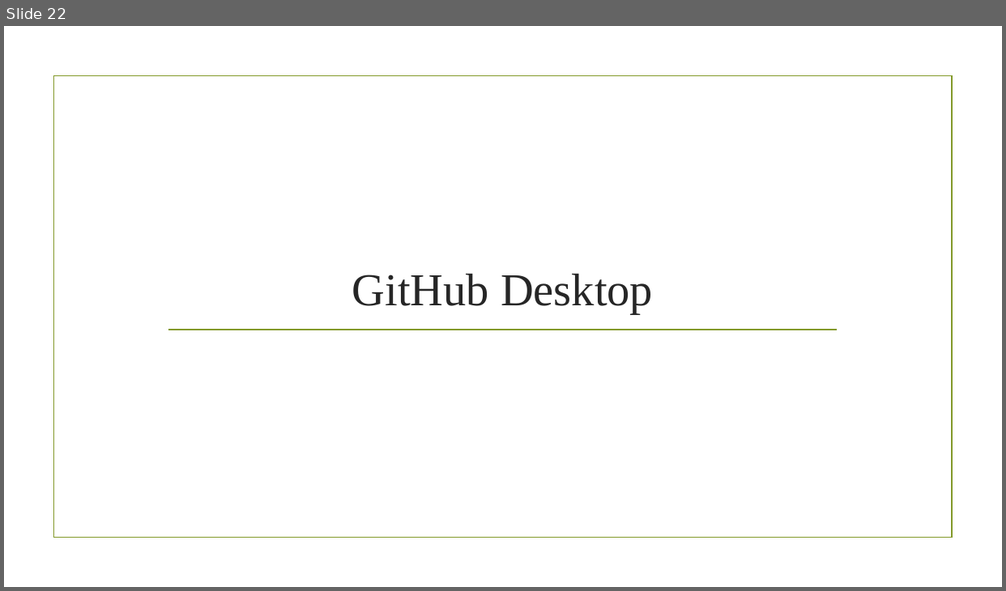
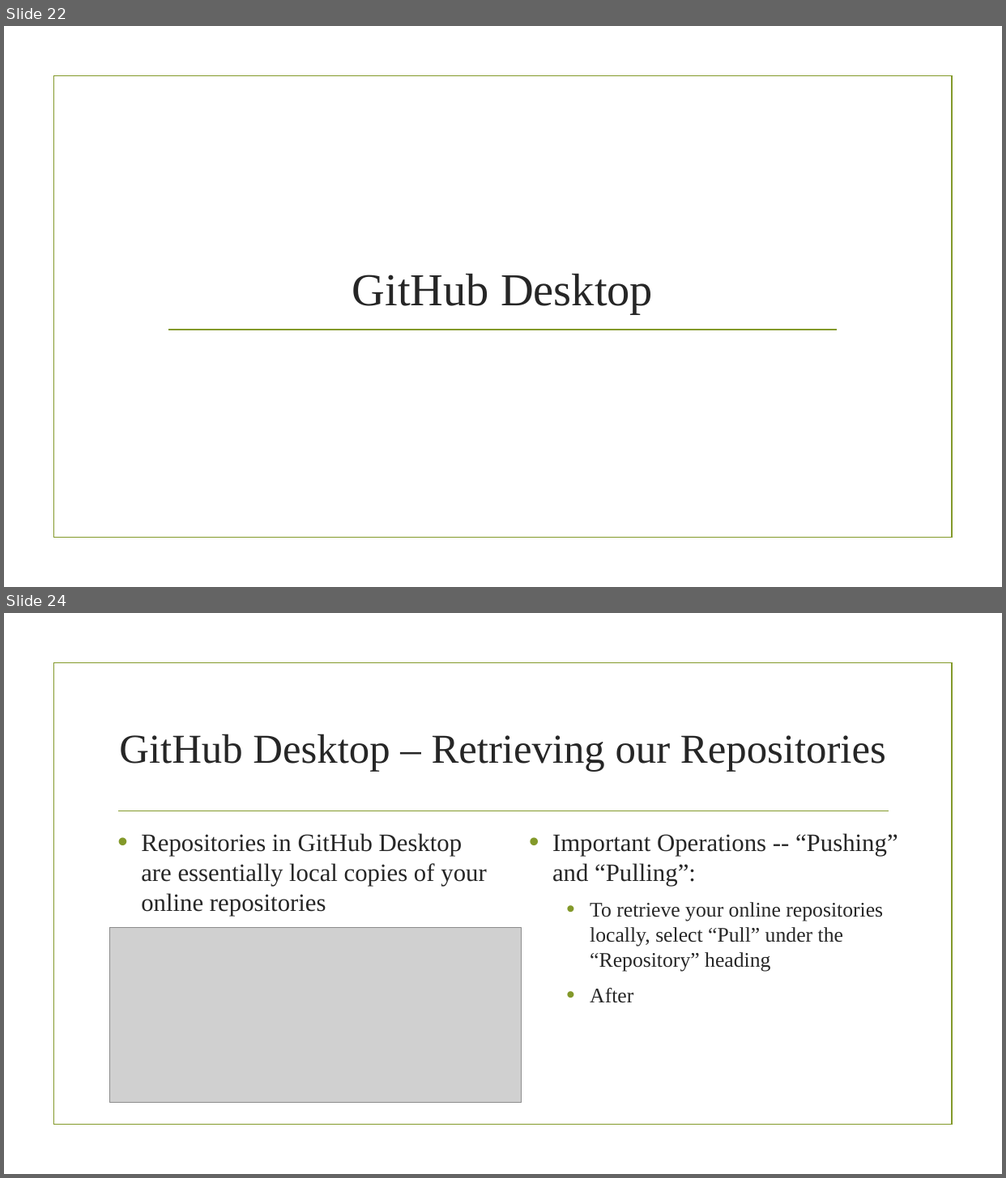
Before and after one commit to trmasher/Powerpoint_Informationals, a slide deck: Using R Notebook with Version Control.pptx. Shown one above the other, each under a label of ours: slide 22 before the commit, slides 22 and 24 after it; the slides between them are not shown. The pictures are 1006x591 and 1006x1178 pixels, drawn with LibreOffice and Linux fonts; fonts in the diff are those of the drawing; grey boxes stand for pictures; background and template pictures are left out. Boxes give left, top, right and bottom in pixels: in the first picture for what was removed or moved away, otherwise in the second. Text is boxed around its words. In the diff, an @@ line names an element or a change of style, - is before the commit and + after.

Commit message:
GitHub Desktop Update
^

```diff
--- a/Using R Notebook with Version Control.pptx
+++ b/Using R Notebook with Version Control.pptx
@@ slide 24 added at [4,613,1002,1174], background picture (left out); not listed: 1 template element that a slide beside it also shows @@
@@ title added at [119,734,886,771], 39.6 pt, text #262626 @@
+GitHub Desktop – Retrieving our Repositories
@@ line added from (118, 811) to (889, 811), #83992A 1.25 pt @@
@@ text added at [141,833,486,916], 24 pt, text #262626 @@
+• Repositories in GitHub Desktop are essentially local copies of your online repositories
@@ text added at [552,833,898,1003], 20 pt, text #262626 @@
+• Important Operations -- “Pushing” and “Pulling”:
+  • To retrieve your online repositories locally, select “Pull” under the “Repository” heading
+  • After
@@ picture added at [110,928,522,1102] @@
```
Also in this commit, not shown: 1 other slide added, 1 other file.
